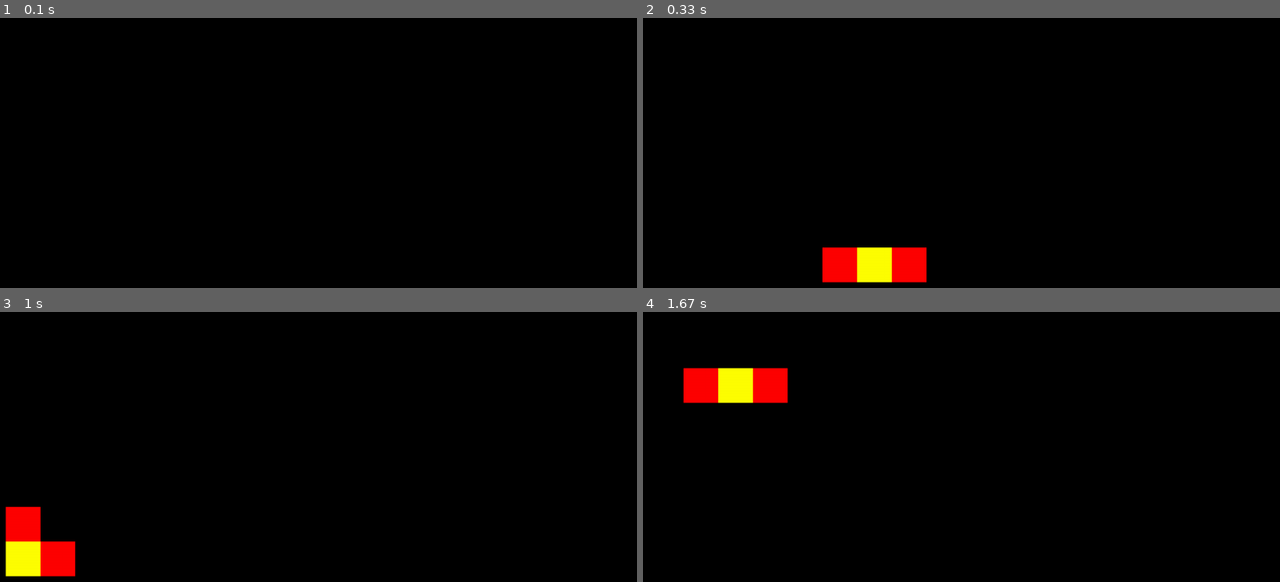
Above: before the commit, frames 1-4 (two rows, left to right).
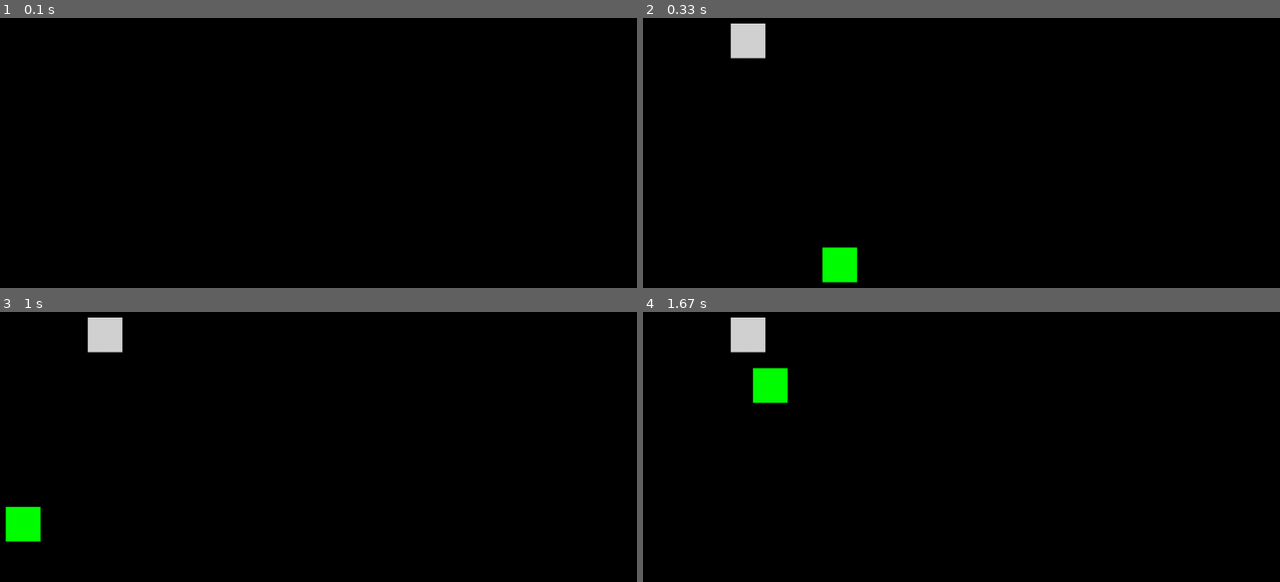
Above: after the commit, the same moments.

Repository: 2som/pygame_Snake
Game: pygame game, started from app.py
Same seed, same stepped clock (60 frames per second), same inputs: the game is played once before the commit and once after it.
Inputs:
- Up to frame 1 (0.1 s): no input
- Up to frame 2 (0.33 s): no input
- Up to frame 3 (1 s): hold Right 0.33-0.8 s; hold Up from 0.83 s (still down)
- Up to frame 4 (1.67 s): release Up at 1.3 s; hold Right from 1.33 s (still down)

Frame 1 is identical in both runs. In frame 2, 2.9% of the frame differs, in the area x 13-45%, y 2-98%; in frame 3, 2.9%; in frame 4, 2.9%, in the area x 6-23%, y 2-34%.

Commit message:
Introduce block spawner

Diff:
--- a/Config.py
+++ b/Config.py
@@ -5,6 +5,13 @@
         self.blockConfig = {
             "width": 50,
             "height": 50,
-            "color1": (0, 255, 0),
-            "color2": (0, 0, 255),
+            "colors": {
+                "red": (255, 0, 0),
+                "blue": (0, 0, 255),
+                "green": (0, 255, 0),
+                "yellow": (240, 230, 0),
+                "grey": (210, 210, 210),
+                "orange": (250, 150, 25)
+            }
         }
+        self.snake_speed = 50
--- a/app.py
+++ b/app.py
@@ -1,11 +1,13 @@
 import pygame, sys
 
 from Config import Config
+from src.objects.BlockSpawner import BlockSpawner
 from src.objects.Snake import Snake
 from src.objects.BlockFacade import BlockFacade
 
 class App:
     def __init__(self):
+        self.rects = []
         self.setup_settings_and_screen()
         self.initialize_objects()
 
@@ -31,17 +33,14 @@
         self.snake = Snake(self.screen, self.blockFacade.createMovableBlock(
             self.screen.get_rect().centerx,
             self.screen.get_rect().centery
-        ))
+        ), self.SETTINGS.snake_speed)
 
-        self.snake.enlarge(self.blockFacade.createMovableBlock(
-            self.screen.get_rect().centerx - self.SETTINGS.blockConfig.get('width'),
-            self.screen.get_rect().centery
-        ))
+        new_rect = self.blockFacade.createBlock()
+        self.rects.append(new_rect)
+        self.testSpawn = BlockSpawner(self.screen, self.SETTINGS.blockConfig)
+        self.testSpawn.spawn_block(new_rect)
 
-        self.snake.enlarge(self.blockFacade.createMovableBlock(
-            self.screen.get_rect().centerx - 2 * self.SETTINGS.blockConfig.get('width'),
-            self.screen.get_rect().centery
-        ))
+        self.rects.append(self.snake)
 
     def run(self):
         clock = pygame.time.Clock()
@@ -51,12 +50,10 @@
             if time >= 100:
                 self.screen.fill((0, 0, 0))
                 self.check_events(pygame.event.get())
-                self.snake.move()
-                self.snake.display()
+                self.update_screen()
                 pygame.display.flip()
                 time = 0
             clock.tick(120)
-
 
     def check_events(self, events):
         for event in events:
@@ -73,6 +70,14 @@
                     self.snake.set_moving_direction('down')
 
     def update_screen(self):
+        self.snake.move()
+        for rect in self.rects:
+            if isinstance(rect, Snake):
+                pygame.draw.rect(self.screen, rect.head.color, rect.head)
+            else:
+                pygame.draw.rect(self.screen, rect.color, rect.rect)
+
+    def spawn_rect(self):
         pass
 
 App().run()
--- a/src/objects/Block.py
+++ b/src/objects/Block.py
@@ -7,3 +7,12 @@
         self.rect = pygame.Rect(x, y, self.width, self.height)
         self.rect.centerx = x
         self.rect.centery = y
+        self.color = blockConfig.get("colors").get('grey')
+
+    def set_position(self, x, y):
+        if not all(
+            map(lambda x: isinstance(x, int), [x, y])):
+            raise TypeError
+
+        self.rect.centerx = x
+        self.rect.centery = y
--- a/src/objects/BlockFacade.py
+++ b/src/objects/BlockFacade.py
@@ -1,5 +1,7 @@
 from src.objects.Block import Block
 from src.objects.MovableBlock import MovableBlock
+from src.objects.ReverseDirectionsBlock import ReverseDirectionsBlock
+from src.objects.SlowDownBlock import SlowDownBlock
 
 
 class BlockFacade:
@@ -13,5 +15,5 @@
     def createMovableBlock(self, x=0, y=0):
         return MovableBlock(self.blockConfig, x, y)
 
-    def createBlockAtRandomPosition(self):
+    def createSpecialBlock(self, x=0, y=0):
         pass
--- /dev/null
+++ b/src/objects/BlockSpawner.py
@@ -0,0 +1,46 @@
+import pygame
+import random
+
+class BlockSpawner:
+    def __init__(self, screen, blockConfig):
+        self.rules = {
+            "max_x": pygame.display.get_surface().get_width(),
+            "max_y": pygame.display.get_surface().get_height()
+        }
+        self.last_spawned_positions = []
+        self.screen = screen
+        self.blockConfig = blockConfig
+
+
+    def spawn_block(self, block):
+        x, y = self._generate_random_position()
+        block.set_position(x, y)
+        pygame.draw.rect(self.screen, block.color, block.rect)
+
+
+    def _generate_random_position(self):
+        x, y = self._get_random_coords()
+        while not self._check_if_random_coords_are_random_enough(x, y):
+            x, y = self._get_random_coords()
+
+        if (len(self.last_spawned_positions) >= 3):
+            self.last_spawned_positions.pop(0)
+
+        self.last_spawned_positions.append({ "x": x, "y": y })
+
+        return [x, y]
+
+    def _get_random_coords(self):
+        x = random.randint(0, self.rules.get("max_x", 1200) - self.blockConfig.get("width", 50) / 2)
+        y = random.randint(0, self.rules.get("max_y", 800) - self.blockConfig.get("width", 50) / 2)
+        return [x, y]
+
+    def _check_if_random_coords_are_random_enough(self, x, y):
+        if not self.last_spawned_positions:
+            return True
+
+        for coords in self.last_spawned_positions:
+            if (abs(coords.get("x") - x) + (abs(coords.get("y") - y)) <= 200):
+                return False
+        else:
+            return True
--- a/src/objects/MovableBlock.py
+++ b/src/objects/MovableBlock.py
@@ -5,6 +5,7 @@
         super().__init__(blockConfig, x, y)
         self.prev_x = 0
         self.prev_y = 0
+        self.color = blockConfig.get("colors").get("green")
 
     def update_position(self, x, y):
         if not all(
--- /dev/null
+++ b/src/objects/ReverseDirectionsBlock.py
@@ -0,0 +1,2 @@
+class ReverseDirectionsBlock:
+    pass
--- /dev/null
+++ b/src/objects/SlowDownBlock.py
@@ -0,0 +1,2 @@
+class SlowDownBlock:
+    pass
--- a/src/objects/Snake.py
+++ b/src/objects/Snake.py
@@ -1,11 +1,12 @@
 import pygame
 
 class Snake:
-    def __init__(self, screen, movableBlock):
+    def __init__(self, screen, movableBlock, speed):
         self.screen = screen
         self.head = movableBlock
         self.moving_direction = 'left'
-        self.body = [self.head]
+        self.body = [self.head],
+        self.speed = speed
 
     def set_moving_direction(self, direction):
         if not isinstance(direction, str):
@@ -17,6 +18,9 @@
             return
 
         self.moving_direction = direction
+
+    def get_moving_direction(self):
+        return self.moving_direction
 
     def move(self):
         self.save_previous_position()
@@ -43,14 +47,7 @@
             next_block = self.body[i + 1]
             next_block.update_position(current_block.prev_x, current_block.prev_y)
 
-    def display(self):
-        for i in range(0, len(self.body)):
-            pygame.draw.rect(self.screen, (255, 0, 0), self.body[i].rect)
-            if (i == 1):
-                pygame.draw.rect(self.screen, (255, 255, 0), self.body[i].rect)
-
-
-    def enlarge(self, block):
+    def eat(self, block):
         self.body.append(block)
 
     def position_new_part(self, block):
@@ -73,13 +70,13 @@
         return True
 
     def _move_up(self):
-        self.head.rect.centery -= 50
+        self.head.rect.centery -= self.speed
 
     def _move_down(self):
-        self.head.rect.centery += 50
+        self.head.rect.centery += self.speed
 
     def _move_left(self):
-        self.head.rect.centerx -= 50
+        self.head.rect.centerx -= self.speed
 
     def _move_right(self):
-        self.head.rect.centerx += 50
+        self.head.rect.centerx += self.speed
--- /dev/null
+++ b/src/objects/SpeedUpBlock.py
@@ -0,0 +1,2 @@
+class SpeedUpBlock:
+    pass
--- a/tests/TestSnake.py
+++ b/tests/TestSnake.py
@@ -37,43 +37,43 @@
 
         snake.set_moving_direction('up')
         snake.move()
-        assert snake.head.rect.centery == 99 and snake.head.rect.centerx == 100
+        assert snake.head.rect.centery == 50 and snake.head.rect.centerx == 100
 
     def test_snake_moves_down_correctly(self):
         snake = self.there_is_snake_object()
 
         snake.set_moving_direction('down')
         snake.move()
-        assert snake.head.rect.centery == 101 and snake.head.rect.centerx == 100
+        assert snake.head.rect.centery == 150 and snake.head.rect.centerx == 100
 
     def test_snake_moves_left_correctly(self):
         snake = self.there_is_snake_object()
 
         snake.set_moving_direction('left')
         snake.move()
-        assert snake.head.rect.centery == 100 and snake.head.rect.centerx == 99
+        assert snake.head.rect.centery == 100 and snake.head.rect.centerx == 50
 
     def test_snake_moves_right_correctly(self):
         snake = self.there_is_snake_object()
-
+        snake.set_moving_direction('up')
         snake.set_moving_direction('right')
         snake.move()
-        assert snake.head.rect.centery == 100 and snake.head.rect.centerx == 101
+        assert snake.head.rect.centery == 100 and snake.head.rect.centerx == 150
 
     def snake_enlarges_his_body(self):
         snake = self.there_is_snake_object()
 
         additional_part = MovableBlock(mocks.blockConfig, 99, 100)
-        snake.enlarge(additional_part)
+        snake.eat(additional_part)
 
         assert len(snake.body) == 2
         assert additional_part in self.body
 
     def test_snake_updates_body_position(self):
         snake = self.there_is_snake_object()
-        additional_part = MovableBlock(mocks.blockConfig, 99, 100)
+        additional_part = MovableBlock(mocks.blockConfig, 50, 100)
 
-        snake.enlarge(additional_part)
+        snake.eat(additional_part)
         snake.move()
         snake.update_body()
 
@@ -81,19 +81,34 @@
 
     def test_snake_handles_updating_larger_body(self):
         snake = self.there_is_snake_object()
-        additional_parts = [MovableBlock(mocks.blockConfig, 100, 101),
-                            MovableBlock(mocks.blockConfig, 100, 102),
-                            MovableBlock(mocks.blockConfig, 100, 103),
-                            MovableBlock(mocks.blockConfig, 99, 103)]
+        additional_parts = [MovableBlock(mocks.blockConfig, 100, 150),
+                            MovableBlock(mocks.blockConfig, 100, 200),
+                            MovableBlock(mocks.blockConfig, 100, 250),
+                            MovableBlock(mocks.blockConfig, 50, 250)]
 
         snake.body = snake.body + additional_parts
         snake.moving_direction = 'up'
         snake.move()
 
         assert additional_parts[0].rect.centerx == 100 and additional_parts[0].rect.centery == 100
-        assert additional_parts[1].rect.centerx == 100 and additional_parts[1].rect.centery == 101
-        assert additional_parts[2].rect.centerx == 100 and additional_parts[2].rect.centery == 102
-        assert additional_parts[3].rect.centerx == 100 and additional_parts[3].rect.centery == 103
+        assert additional_parts[1].rect.centerx == 100 and additional_parts[1].rect.centery == 150
+        assert additional_parts[2].rect.centerx == 100 and additional_parts[2].rect.centery == 200
+        assert additional_parts[3].rect.centerx == 100 and additional_parts[3].rect.centery == 250
+
+
+    def test_snake_cannot_turn_in_opposite_direction_y_axis(self):
+        snake = self.there_is_snake_object()
+        snake.set_moving_direction('down')
+        snake.set_moving_direction('up')
+
+        assert snake.get_moving_direction() == 'down'
+
+    def test_snake_cannot_turn_in_opposite_direction_x_axis(self):
+        snake = self.there_is_snake_object()
+        snake.set_moving_direction('left')
+        snake.set_moving_direction('right')
+
+        assert snake.get_moving_direction() == 'left'
 
 
     def there_is_snake_object(self):
Empty file removed: src/Interfaces/__init__.py
